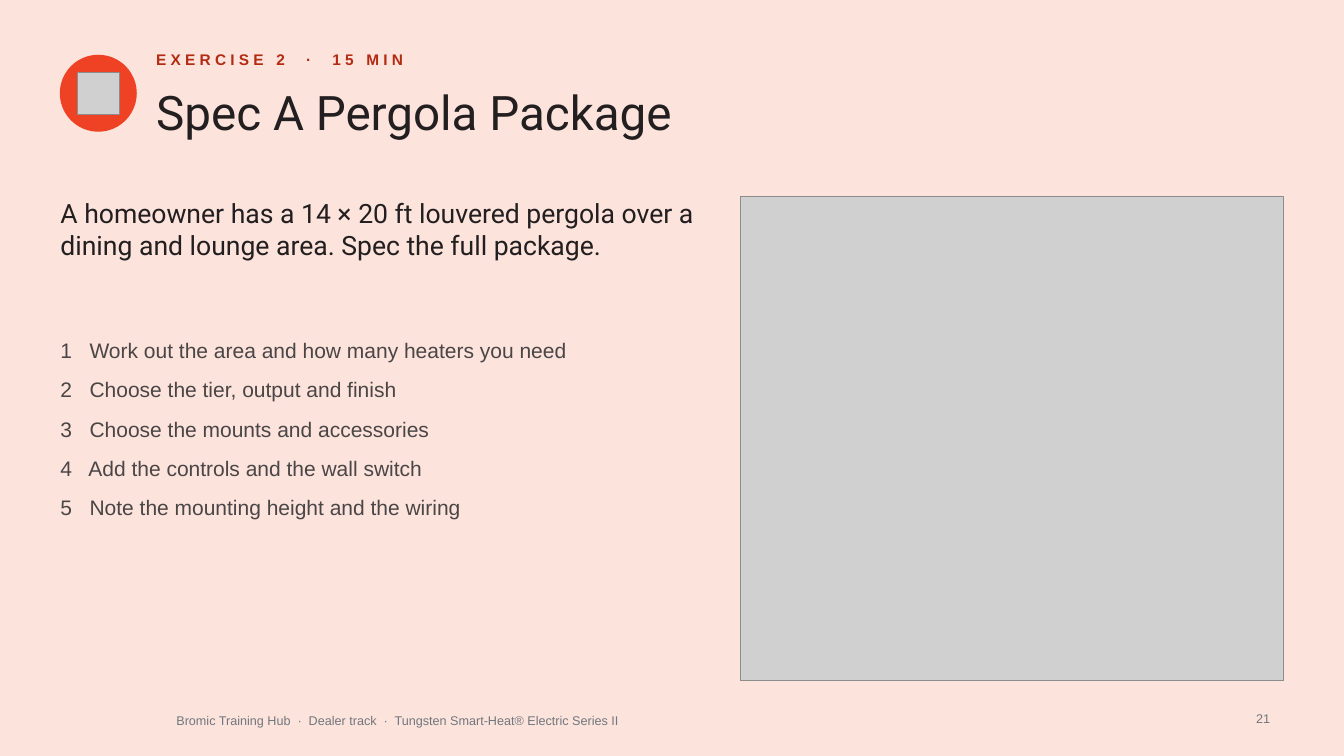
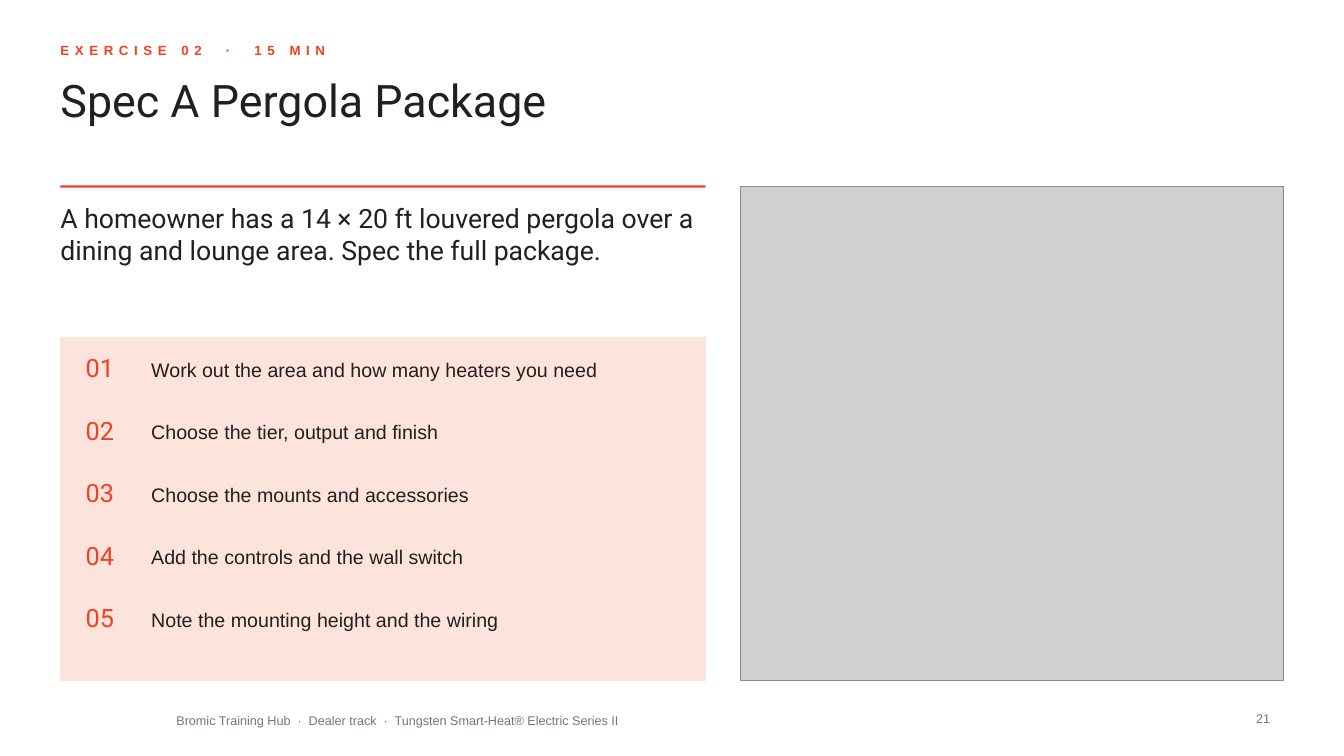
Before and after one commit to aayuvis/Bromic_Marketing, a slide deck: slide 21 of decks/training/out/Bromic-Dealer-Tungsten-Series-II.pptx. Drawn at 1344x756 pixels with LibreOffice and Linux fonts; fonts in the diff are those of the drawing; grey boxes stand for pictures; background and template pictures are left out. Boxes give left, top, right and bottom in pixels: in the first picture for what was removed or moved away, otherwise in the second. Text is boxed around its words. In the diff, an @@ line names an element or a change of style, - is before the commit and + after.

```diff
--- a/decks/training/out/Bromic-Dealer-Tungsten-Series-II.pptx
+++ b/decks/training/out/Bromic-Dealer-Tungsten-Series-II.pptx
@@ background #FCE3DC to #FFFFFF @@
@@ ellipse removed at (60, 55, 136, 131) @@
@@ text at (156, 54, 403, 65): text changed; size 11 to 9.5 pt; text colour #B22B12 to #EF4123 @@
-EXERCISE 2 · 15 MIN
+EXERCISE 02 · 15 MIN
@@ title "Spec A Pergola Package": place and size @@
-title "Spec A Pergola Package" at (156, 94, 671, 140)
+title "Spec A Pergola Package" at (60, 83, 546, 127)
@@ title "Spec A Pergola Package" at (60, 83, 546, 127): size 34 to 32 pt @@
@@ picture removed at (78, 72, 120, 114) @@
@@ text "A homeowner has a 14 ...": place and size @@
-text "A homeowner has a 14 ..." at (60, 203, 693, 261)
+text "A homeowner has a 14 ..." at (60, 208, 693, 266)
@@ line added from (60, 187) to (706, 187), #EF4123 1.5 pt @@
@@ picture: place and size @@
-picture at (741, 197, 1284, 681)
+picture at (741, 187, 1284, 681)
@@ text removed at (60, 343, 567, 519) @@
-1 Work out the area and how many heaters you need
-2 Choose the tier, output and finish
-3 Choose the mounts and accessories
-4 Add the controls and the wall switch
-5 Note the mounting height and the wiring
@@ rectangle added at (60, 338, 706, 681), fill #FCE3DC, outline #FCE3DC 1 pt @@
@@ text added at (86, 359, 114, 378), 18 pt, text #EF4123 @@
+01
@@ text added at (151, 362, 597, 381), 14 pt, text #231F20 @@
+Work out the area and how many heaters you need
@@ text added at (86, 422, 114, 441), 18 pt, text #EF4123 @@
+02
@@ text added at (151, 424, 438, 443), 14 pt, text #231F20 @@
+Choose the tier, output and finish
@@ text added at (86, 484, 114, 503), 18 pt, text #EF4123 @@
+03
@@ text added at (151, 487, 469, 502), 14 pt, text #231F20 @@
+Choose the mounts and accessories
@@ text added at (86, 547, 114, 566), 18 pt, text #EF4123 @@
+04
@@ text added at (151, 549, 464, 564), 14 pt, text #231F20 @@
+Add the controls and the wall switch
@@ text added at (86, 609, 114, 628), 18 pt, text #EF4123 @@
+05
@@ text added at (151, 612, 498, 631), 14 pt, text #231F20 @@
+Note the mounting height and the wiring
```
Also in this commit, not shown: 23 other slides changed, 59 other files.
